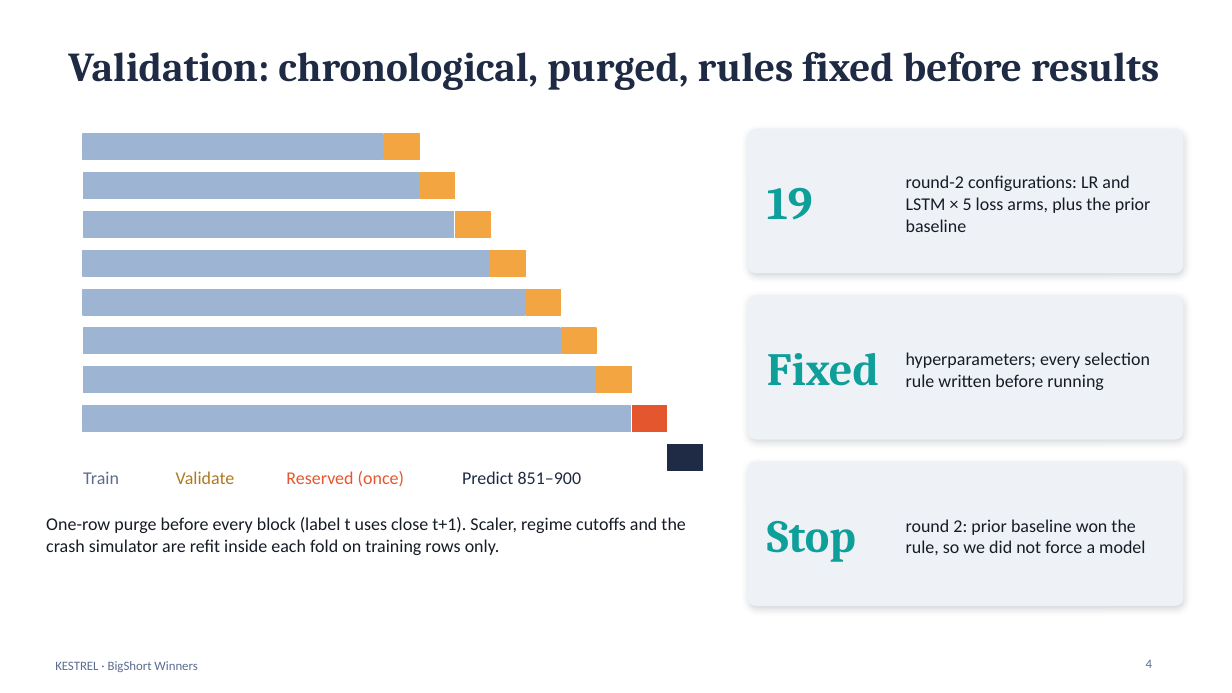
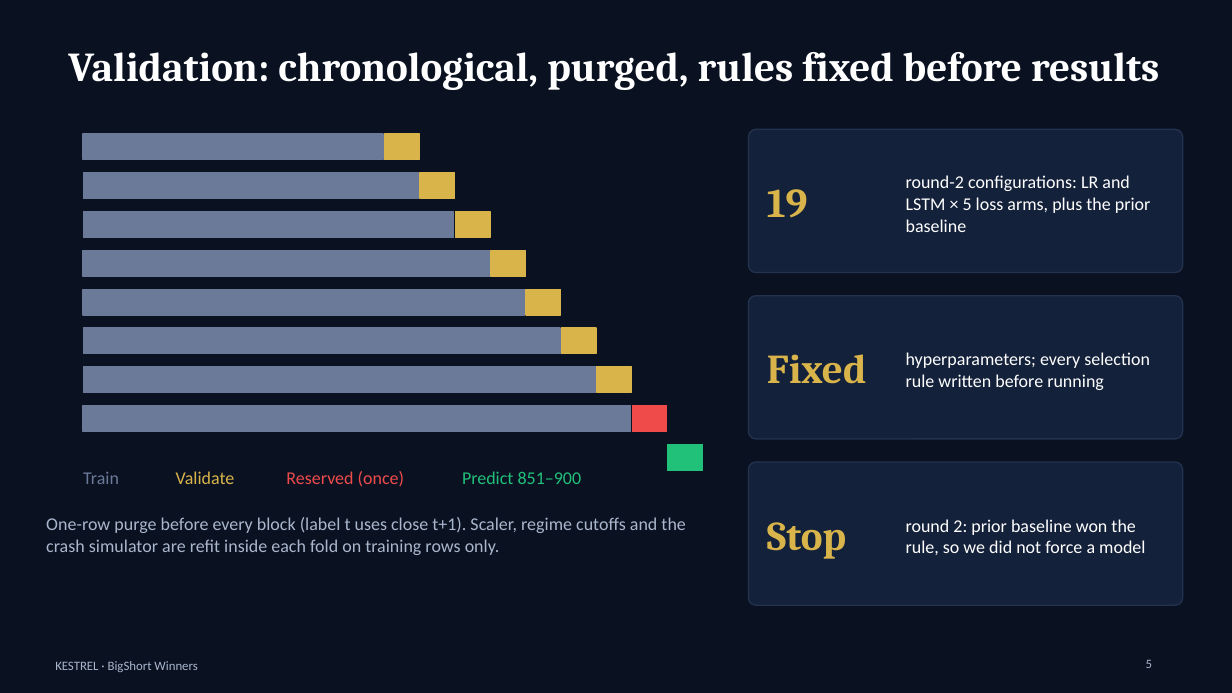
Before and after one commit to DivishaGangwal/BigShort_winners, a slide deck: slide 5 of experiments/divisha/KESTREL_architecture.pptx (slide 4 before the commit). Drawn at 1232x693 pixels with LibreOffice and Linux fonts; fonts in the diff are those of the drawing. Boxes give left, top, right and bottom in pixels: in the first picture for what was removed or moved away, otherwise in the second. Text is boxed around its words. In the diff, an @@ line names an element or a change of style, - is before the commit and + after.

```diff
--- a/experiments/divisha/KESTREL_architecture.pptx
+++ b/experiments/divisha/KESTREL_architecture.pptx
@@ background #FFFFFF to #0A1222 @@
@@ title "Validation: chronological, purged, rules fixed ..." at <box>68,52,1159,90</box>: text colour #1F2B44 to #FFFFFF @@
@@ fill #9DB4D3 to #6B7A99; outline #9DB4D3 1 pt to #6B7A99 1 pt in 8 elements at <box>83,134,384,160</box>, <box>83,173,419,199</box>, <box>83,406,631,432</box>, <box>83,212,454,238</box>, <box>83,250,490,276</box>, <box>83,289,525,315</box>, <box>83,328,560,354</box>, <box>83,367,595,393</box> @@
@@ fill #F2A541 to #D9B44A; outline #F2A541 1 pt to #D9B44A 1 pt in 7 elements at <box>384,134,420,160</box>, <box>420,173,455,199</box>, <box>456,212,491,238</box>, <box>491,250,526,276</box>, <box>526,289,561,315</box>, <box>562,328,597,354</box>, <box>597,367,632,393</box> @@
@@ rectangle at <box>632,406,667,432</box>: fill #E4572E to #EF4B4B; outline #E4572E 1 pt to #EF4B4B 1 pt @@
@@ rectangle at <box>667,445,702,470</box>: fill #1F2B44 to #21C17A; outline #1F2B44 1 pt to #21C17A 1 pt @@
@@ text "Train" at <box>83,472,119,484</box>: text colour #5B6C8F to #6B7A99 @@
@@ text "Validate" at <box>176,471,235,484</box>: text colour #B07A1E to #D9B44A @@
@@ text "Reserved (once)" at <box>286,471,404,487</box>: text colour #E4572E to #EF4B4B @@
@@ text "Predict 851–900" at <box>462,471,582,484</box>: text colour #1F2B44 to #21C17A @@
@@ fill #EEF2F7 to #14213A; outline #EEF2F7 1 pt to #24324F 1 pt; shadow off in 3 elements at <box>749,129,1183,273</box>, <box>749,296,1183,439</box>, <box>749,462,1183,605</box> @@
@@ size 36 to 32 pt, text colour #0E9F9A to #D9B44A in 3 elements at <box>767,189,808,217</box>, <box>767,354,867,384</box>, <box>767,522,846,559</box> @@
@@ text colour #161B26 to #FFFFFF in 3 elements at <box>906,175,1151,232</box>, <box>906,352,1150,390</box>, <box>906,519,1145,555</box> @@
@@ text "One-row purge before every block ..." at <box>46,517,685,555</box>: text colour #161B26 to #A9B6CC @@
@@ text "KESTREL · BigShort Winners" at <box>55,661,197,672</box>: text colour #5B6C8F to #A9B6CC @@
@@ page number at <box>1146,660,1152,668</box>: text changed; text colour #5B6C8F to #A9B6CC @@
-4
+5
```
Also in this commit, not shown: 10 other slides changed, 3 slides added, 2 other files.
